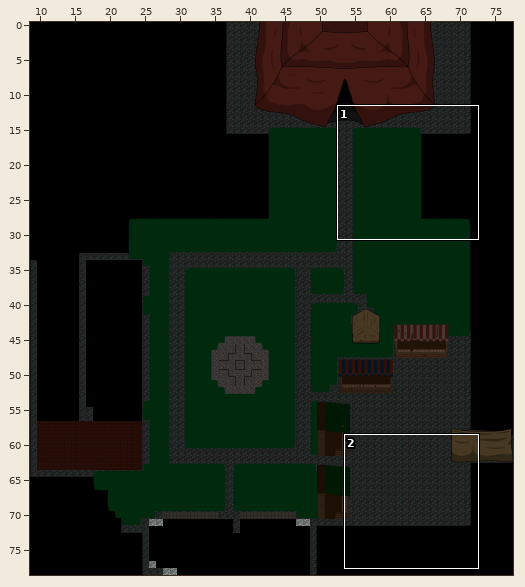
An edit to a level. Tiled map, Output/Assets/Maps/map1.tmx. The first picture is a wide view before the edit; the outline marks the close-up.
Close-up. Before the edit:
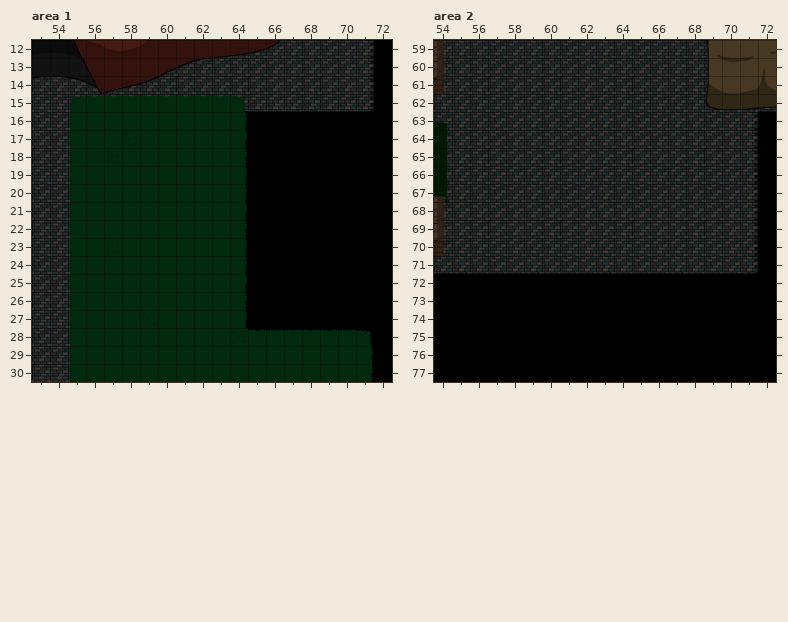
Cells are 64x64 px. Shown: area 1 x 53..72, y 12..30; area 2 x 54..72, y 59..77. The commit also changed other parts of the map, which this record leaves out.
Now the later version:
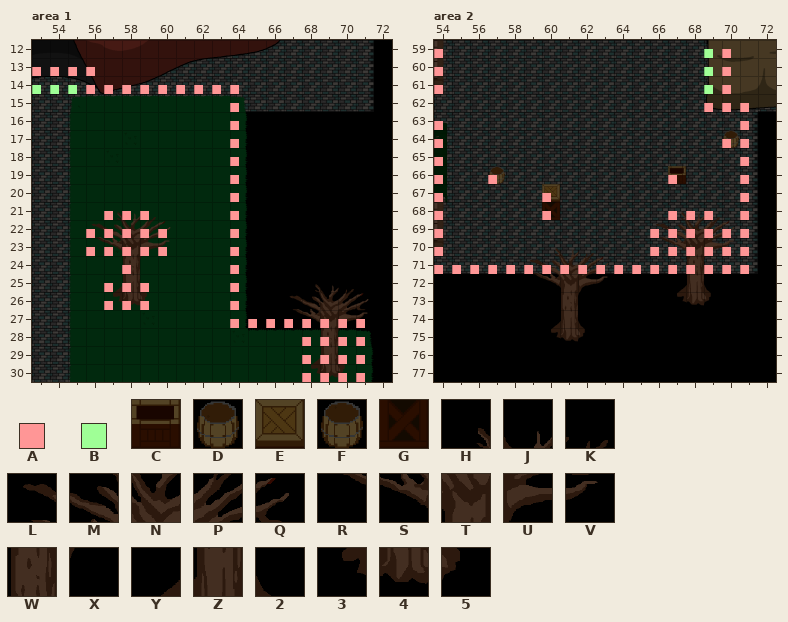
Key: from "MapMetaData": A 0, B 1; from "Objetos": C 1, D 6, E 9, F 16, G 18; from "tree": H 1, J 2, K 3, L 5, M 6, N 7, P 8, Q 9, R 10, S 11, T 12, U 13, V 14, W 17, X 18, Y 21, Z 22, 2 23, 3 26, 4 27, 5 28.
_ is an empty cell.
Tiles of an added or newly shown layer are drawn over the layers below it.
Edits made:
{"where": "layer \"Casas\", area 1"}
{"y":21,"x":57,"old":"___","new":"HJK"}
{"y":22,"x":56,"old":"_____","new":"LMNPQ"}
{"y":23,"x":56,"old":"_____","new":"RSTUV"}
{"y":24,"x":58,"old":"_","new":"W"}
{"y":25,"x":57,"old":"___","new":"YZ2"}
{"y":25,"x":68,"old":"___","new":"HJK"}
{"y":26,"x":57,"old":"___","new":"345"}
{"y":26,"x":67,"old":"_____","new":"LMNPQ"}
{"y":27,"x":67,"old":"_____","new":"RSTUV"}
{"y":28,"x":69,"old":"__","new":"WX"}
{"y":29,"x":68,"old":"___","new":"YZ2"}
{"y":30,"x":68,"old":"___","new":"345"}
{"where": "layer \"Collider\" (now shown), area 1"}
{"y":13,"x":53,"old":"____","new":"AAAA"}
{"y":14,"x":53,"old":"____________","new":"BBBAAAAAAAAA"}
{"y":15,"x":64,"old":"_","new":"A"}
{"y":16,"x":64,"old":"_","new":"A"}
{"y":17,"x":64,"old":"_","new":"A"}
{"y":18,"x":64,"old":"_","new":"A"}
{"y":19,"x":64,"old":"_","new":"A"}
{"y":20,"x":64,"old":"_","new":"A"}
{"y":21,"x":57,"old":"___","new":"AAA"}
{"y":21,"x":64,"old":"_","new":"A"}
{"y":22,"x":56,"old":"_____","new":"AAAAA"}
{"y":22,"x":64,"old":"_","new":"A"}
{"y":23,"x":56,"old":"_____","new":"AAAAA"}
{"y":23,"x":64,"old":"_","new":"A"}
{"y":24,"x":58,"old":"_","new":"A"}
{"y":24,"x":64,"old":"_","new":"A"}
{"y":25,"x":57,"old":"___","new":"AAA"}
{"y":25,"x":64,"old":"_","new":"A"}
{"y":26,"x":57,"old":"___","new":"AAA"}
{"y":26,"x":64,"old":"_","new":"A"}
{"y":27,"x":64,"old":"________","new":"AAAAAAAA"}
{"y":28,"x":68,"old":"____","new":"AAAA"}
{"y":29,"x":68,"old":"____","new":"AAAA"}
{"y":30,"x":68,"old":"____","new":"AAAA"}
{"where": "layer \"Casas\", area 2"}
{"y":64,"x":70,"old":"_","new":"D"}
{"y":66,"x":57,"old":"_","new":"F"}
{"y":66,"x":67,"old":"_","new":"C"}
{"y":67,"x":60,"old":"_","new":"E"}
{"y":68,"x":60,"old":"_","new":"G"}
{"y":68,"x":67,"old":"___","new":"HJK"}
{"y":69,"x":66,"old":"_____","new":"LMNPQ"}
{"y":70,"x":60,"old":"___","new":"HJK"}
{"y":70,"x":66,"old":"_____","new":"RSTUV"}
{"y":71,"x":59,"old":"_____","new":"LMNPQ"}
{"y":71,"x":68,"old":"__","new":"WX"}
{"y":72,"x":59,"old":"_____","new":"RSTUV"}
{"y":72,"x":67,"old":"___","new":"YZ2"}
{"y":73,"x":61,"old":"_","new":"W"}
{"y":73,"x":67,"old":"___","new":"345"}
{"y":74,"x":60,"old":"___","new":"YZ2"}
{"y":75,"x":60,"old":"___","new":"345"}
{"where": "layer \"Collider\" (now shown), area 2"}
{"y":59,"x":54,"old":"_","new":"A"}
{"y":59,"x":69,"old":"__","new":"BA"}
{"y":60,"x":54,"old":"_","new":"A"}
{"y":60,"x":69,"old":"__","new":"BA"}
{"y":61,"x":54,"old":"_","new":"A"}
{"y":61,"x":69,"old":"__","new":"BA"}
{"y":62,"x":69,"old":"___","new":"AAA"}
{"y":63,"x":54,"old":"_","new":"A"}
{"y":63,"x":71,"old":"_","new":"A"}
{"y":64,"x":54,"old":"_","new":"A"}
{"y":64,"x":70,"old":"__","new":"AA"}
{"y":65,"x":54,"old":"_","new":"A"}
{"y":65,"x":71,"old":"_","new":"A"}
{"y":66,"x":54,"old":"_","new":"A"}
{"y":66,"x":57,"old":"_","new":"A"}
{"y":66,"x":67,"old":"_","new":"A"}
{"y":66,"x":71,"old":"_","new":"A"}
{"y":67,"x":54,"old":"_","new":"A"}
{"y":67,"x":60,"old":"_","new":"A"}
{"y":67,"x":71,"old":"_","new":"A"}
{"y":68,"x":54,"old":"_","new":"A"}
{"y":68,"x":60,"old":"_","new":"A"}
{"y":68,"x":67,"old":"___","new":"AAA"}
{"y":68,"x":71,"old":"_","new":"A"}
{"y":69,"x":54,"old":"_","new":"A"}
{"y":69,"x":66,"old":"______","new":"AAAAAA"}
{"y":70,"x":54,"old":"_","new":"A"}
{"y":70,"x":66,"old":"______","new":"AAAAAA"}
{"y":71,"x":54,"old":"__________________","new":"AAAAAAAAAAAAAAAAAA"}
{"label":"added","picture_box":[32,67,369,382]}
{"label":"added","picture_box":[434,49,749,342]}
